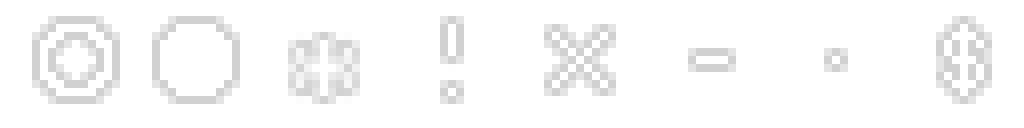
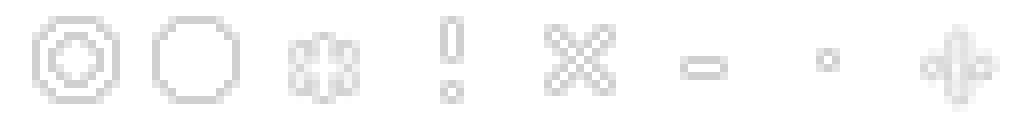
Layered file, before and after one edit (1024x128). Changes by layer:
added layer "'" above "Layer 1" over [928, 32, 992, 104]
painted on "Layer 1" over [688, 24, 984, 96]
